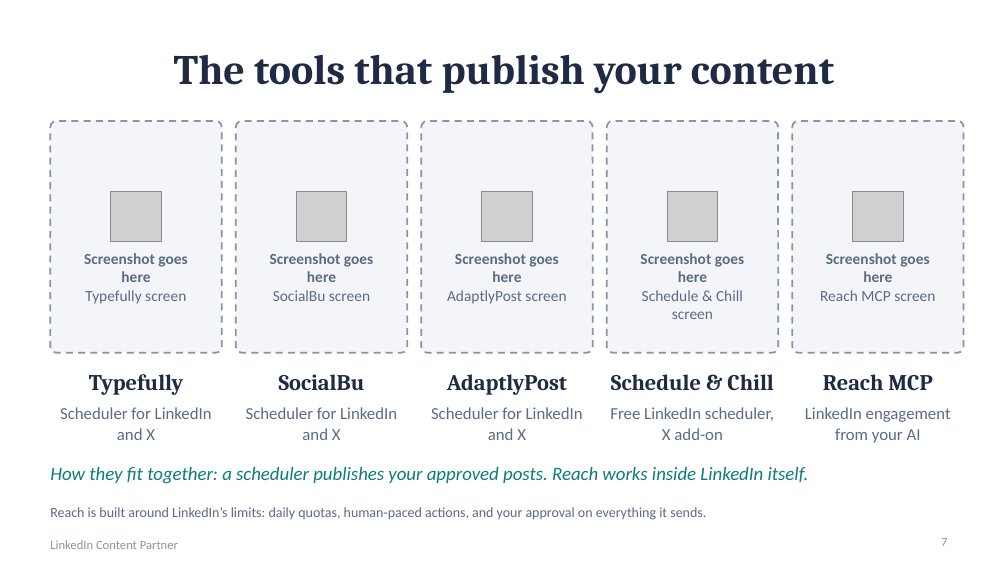
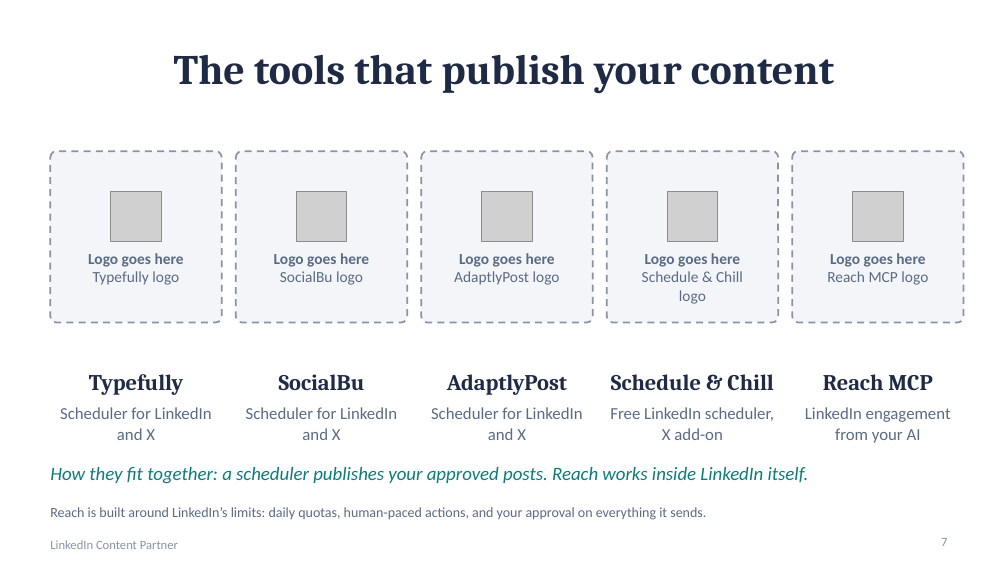
Before and after one commit to crystaljonespmp/LinkedIn-Content-Partner-Automation, a slide deck: slide 7 of PowerPoint/LinkedIn-Content-Partner-Automation-Slides.pptx. Drawn at 1008x567 pixels with LibreOffice and Linux fonts; fonts in the diff are those of the drawing; grey boxes stand for pictures. Boxes give left, top, right and bottom in pixels: in the first picture for what was removed or moved away, otherwise in the second. Text is boxed around its words. In the diff, an @@ line names an element or a change of style, - is before the commit and + after.

```diff
--- a/PowerPoint/LinkedIn-Content-Partner-Automation-Slides.pptx
+++ b/PowerPoint/LinkedIn-Content-Partner-Automation-Slides.pptx
@@ rounded rectangle: place and size @@
-rounded rectangle at [50, 121, 222, 353]
+rounded rectangle at [50, 151, 222, 323]
@@ rounded rectangle: place and size @@
-rounded rectangle at [236, 121, 407, 353]
+rounded rectangle at [236, 151, 407, 323]
@@ rounded rectangle: place and size @@
-rounded rectangle at [421, 121, 593, 353]
+rounded rectangle at [421, 151, 593, 323]
@@ rounded rectangle: place and size @@
-rounded rectangle at [607, 121, 778, 353]
+rounded rectangle at [607, 151, 778, 323]
@@ rounded rectangle: place and size @@
-rounded rectangle at [792, 121, 964, 353]
+rounded rectangle at [792, 151, 964, 323]
@@ text at [88, 253, 184, 285]: text changed; bold off @@
-Screenshot goes here
-Typefully screen
+Logo goes here
+Typefully logo
@@ text at [274, 253, 369, 285]: text changed @@
-Screenshot goes here
-SocialBu screen
+Logo goes here
+SocialBu logo
@@ text at [454, 253, 560, 285]: text changed; bold off @@
-Screenshot goes here
-AdaptlyPost screen
+Logo goes here
+AdaptlyPost logo
@@ text at [642, 253, 743, 304]: text changed @@
-Screenshot goes here
-Schedule & Chill screen
+Logo goes here
+Schedule & Chill logo
@@ text at [827, 253, 928, 285]: text changed @@
-Screenshot goes here
-Reach MCP screen
+Logo goes here
+Reach MCP logo
```
Also in this commit, not shown: 3 other slides changed, 2 other files.
